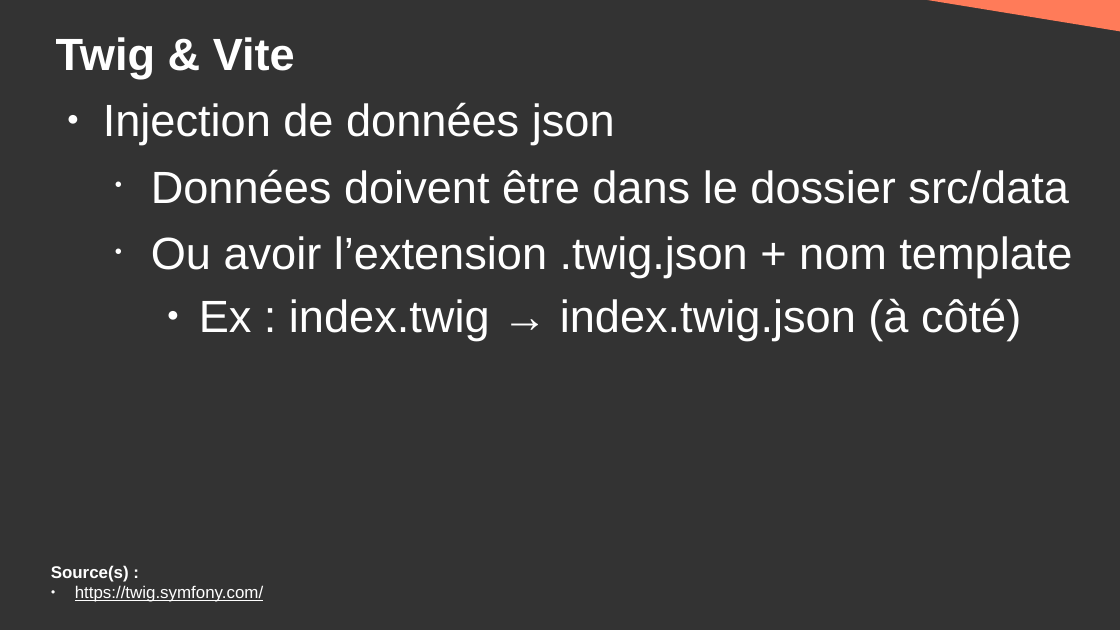
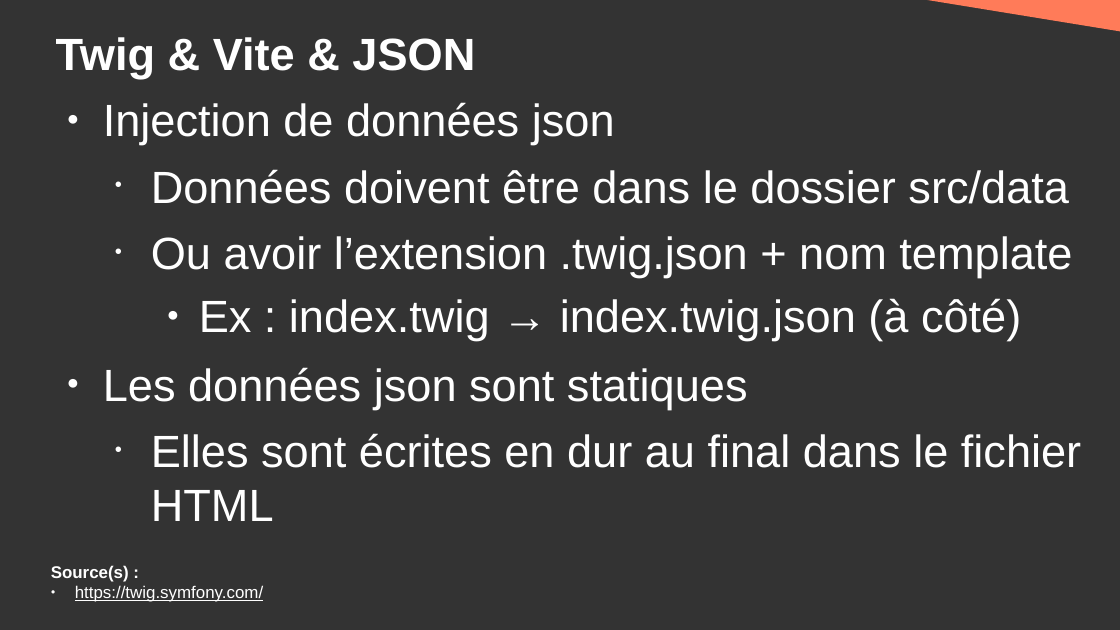
Before and after one commit to DanYellow/cours, a slide deck: slide 36 of developpement-front-s5/travaux-pratiques/numero-4/presentation.odp (slide 34 before the commit). Drawn at 1120x630 pixels with LibreOffice and Linux fonts; fonts in the diff are those of the drawing. Boxes give left, top, right and bottom in pixels: in the first picture for what was removed or moved away, otherwise in the second. Text is boxed around its words. In the diff, an @@ line names an element or a change of style, - is before the commit and + after.

```diff
--- a/developpement-front-s5/travaux-pratiques/numero-4/presentation.odp
+++ b/developpement-front-s5/travaux-pratiques/numero-4/presentation.odp
@@ title at [56,37,475,78]: text changed @@
-Twig & Vite
+Twig & Vite & JSON
@@ text at [103,367,1081,521]: paragraphs added @@
+● Les données json sont statiques
+  • Elles sont écrites en dur au final dans le fichier HTML
```
Also in this commit, not shown: 1 other slide changed, 6 slides added, 1 slide removed, 3 other files.
